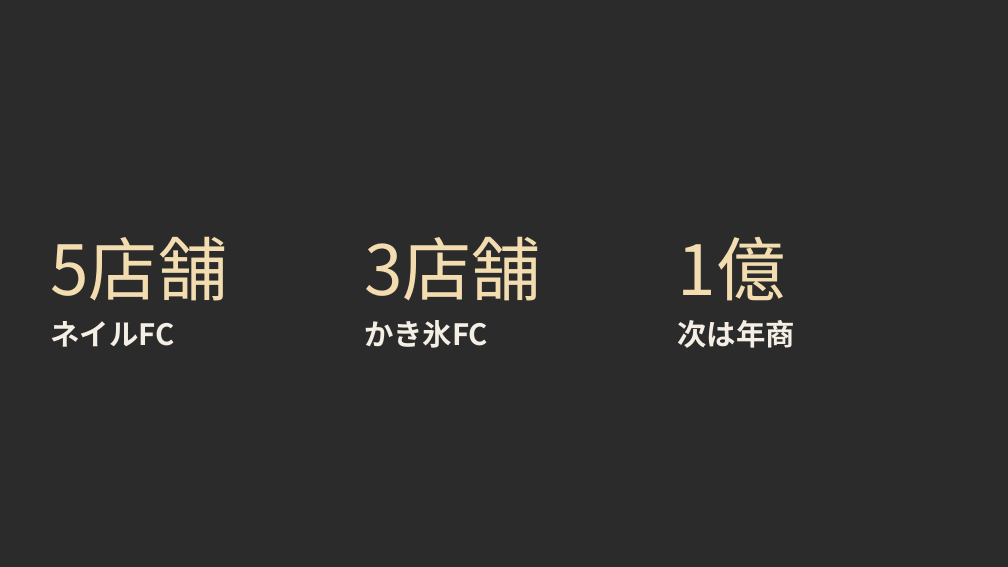
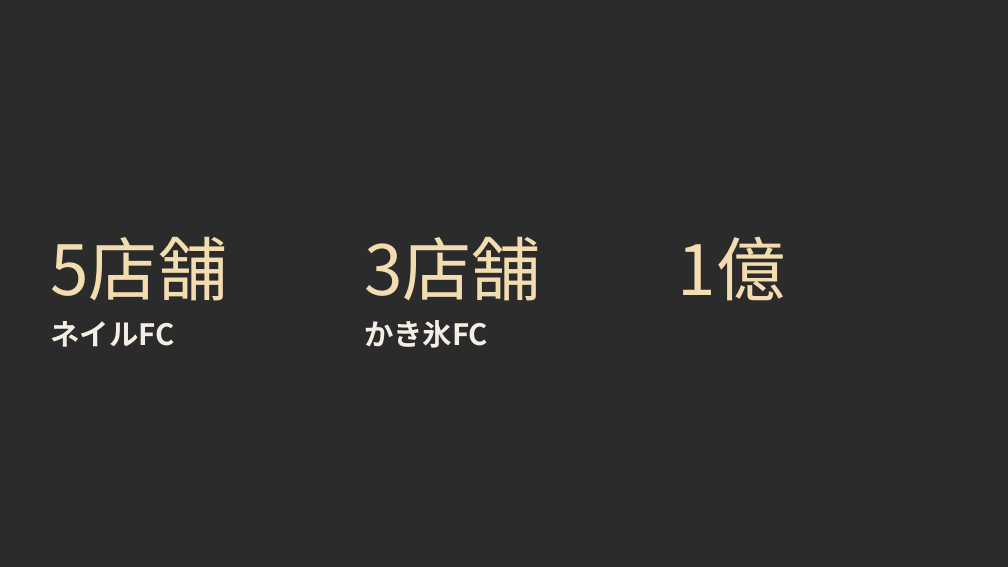
Before and after one commit to resta0715/grano-event, a slide deck: slide 12 of docs/grano_share_10min.pptx. Drawn at 1008x567 pixels with LibreOffice and Linux fonts; fonts in the diff are those of the drawing; background and template pictures are left out; a plain dark background stands for a picture behind light text. Boxes give left, top, right and bottom in pixels: in the first picture for what was removed or moved away, otherwise in the second. Text is boxed around its words. In the diff, an @@ line names an element or a change of style, - is before the commit and + after.

Commit message:
grano_share v48: v45/v46中間（約306字）＋テキスト化PPTX再生成
- v46から削減: meet名前3行、次は年商lbl、NOVUS「０から１を」
- 残す: 北本turn、stats lbl（ネイル/かき氷）、価値観4語
- 5分版: 北本turn・stats lbl追加
- PPTX v47方式で10分/5分再出力

```diff
--- a/docs/grano_share_10min.pptx
+++ b/docs/grano_share_10min.pptx
@@ text removed at bbox=[678, 320, 795, 348] @@
-次は年商
```
Also in this commit, not shown: 2 other slides changed, 5 other files.
